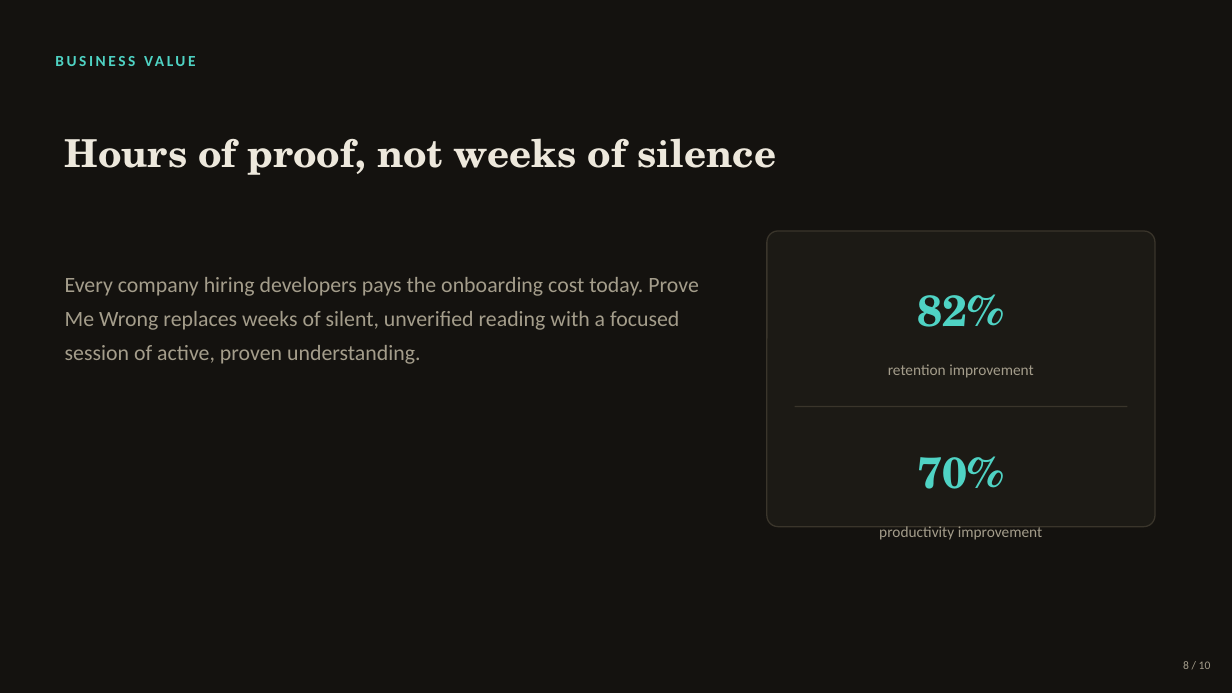
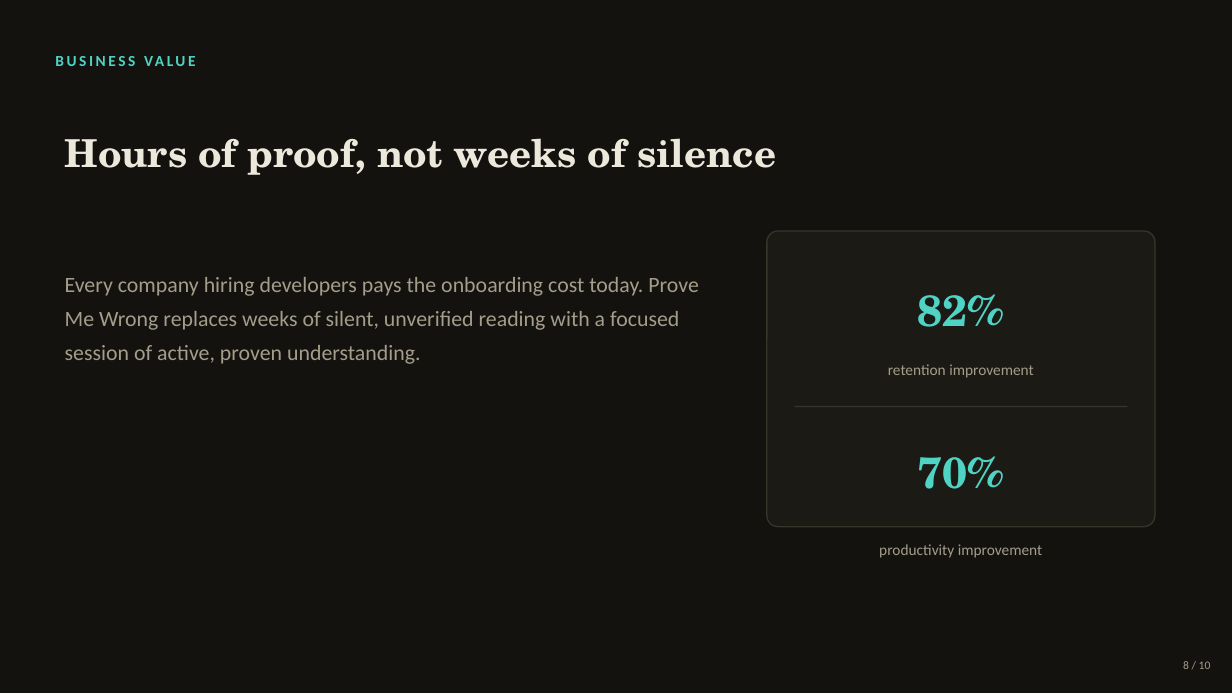
Before and after one commit to jeretc/prove-me-wrong, a slide deck: slide 8 of presentation/prove-me-wrong-deck.pptx. Drawn at 1232x693 pixels with LibreOffice and Linux fonts; fonts in the diff are those of the drawing. Boxes give left, top, right and bottom in pixels: in the first picture for what was removed or moved away, otherwise in the second. Text is boxed around its words. In the diff, an @@ line names an element or a change of style, - is before the commit and + after.

```diff
--- a/presentation/prove-me-wrong-deck.pptx
+++ b/presentation/prove-me-wrong-deck.pptx
@@ text "productivity improvement": place and size @@
-text "productivity improvement" at bbox=[879, 526, 1043, 540]
+text "productivity improvement" at bbox=[879, 544, 1043, 558]
```
Also in this commit, not shown: 1 other slide changed.
